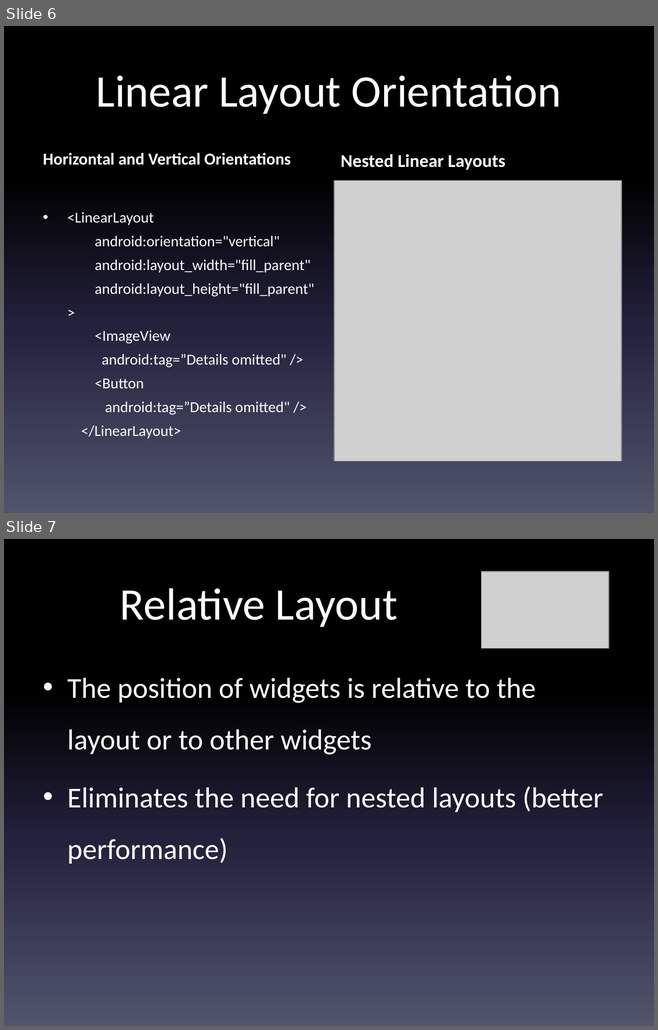
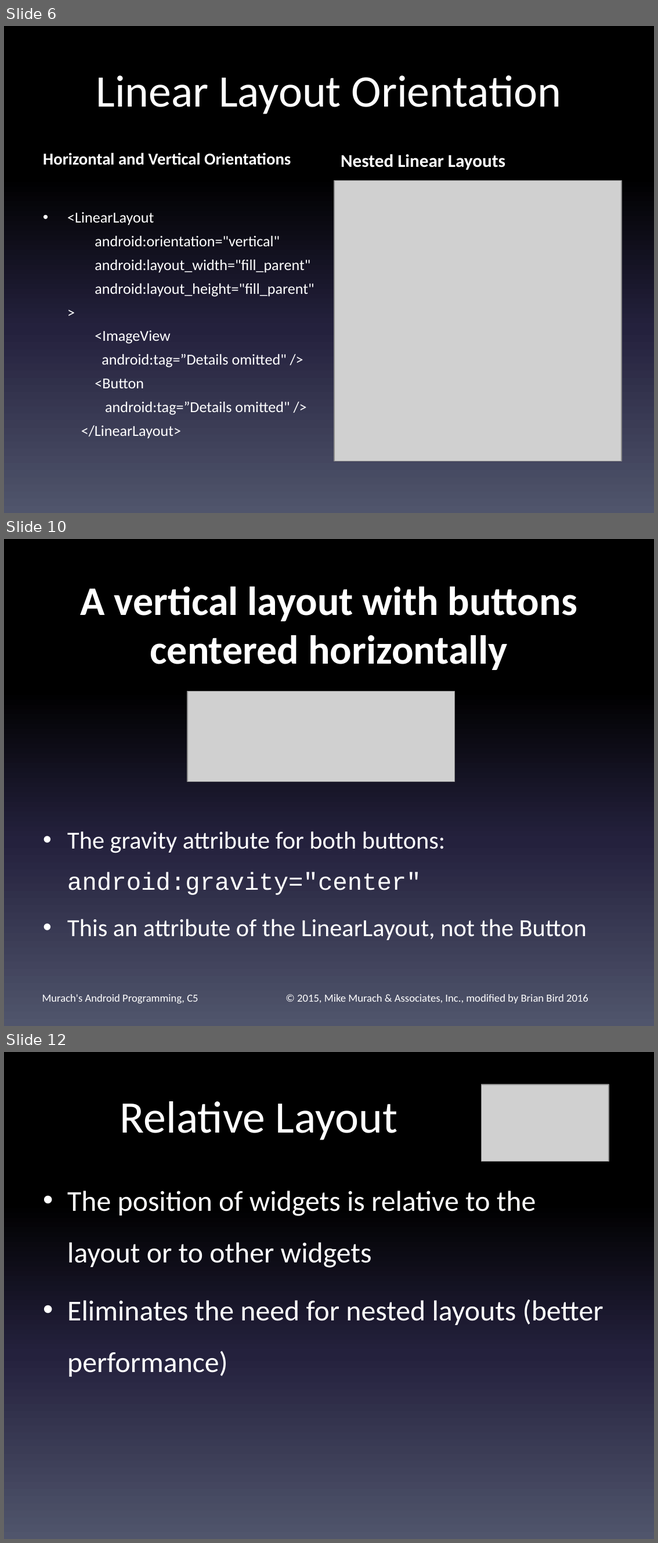
Before and after one commit to LCC-CIT/CS235AM-CourseMaterials, a slide deck: Notes and Slides/Wk5Day1-UI Layouts.pptx. Shown one above the other, each under a label of ours: slides 6 and 7 before the commit, slides 6, 10 and 12 after it; the slides between them are not shown. The pictures are 658x1030 and 658x1543 pixels, drawn with LibreOffice and Linux fonts; fonts in the diff are those of the drawing; grey boxes stand for pictures. Boxes give left, top, right and bottom in pixels: in the first picture for what was removed or moved away, otherwise in the second. Text is boxed around its words. In the diff, an @@ line names an element or a change of style, - is before the commit and + after.

```diff
--- a/Notes and Slides/Wk5Day1-UI Layouts.pptx
+++ b/Notes and Slides/Wk5Day1-UI Layouts.pptx
@@ slide 10 added at box(4, 539, 654, 1026), background gradient #000000 to #24213E to #51566D @@
@@ title added at box(81, 586, 577, 670), 45 pt, text #FFFFFF, bold @@
+A vertical layout with buttons centered horizontally
@@ picture added at box(187, 692, 454, 782) @@
@@ text added at box(67, 831, 586, 940), 27.2 pt, text #FFFFFF @@
+• The gravity attribute for both buttons:
+  android:gravity="center"
+• This an attribute of the LinearLayout, not the Button
@@ text added at box(42, 994, 198, 1004), 12 pt, text #FFFFFF @@
+Murach's Android Programming, C5
@@ text added at box(297, 994, 588, 1004), 12 pt, text #FFFFFF @@
+© 2015, Mike Murach & Associates, Inc., modified by Brian Bird 2016
@@ what was slide 7 is now slide 12 @@
```
Also in this commit, not shown: 2 slides changed, 6 other slides added.
